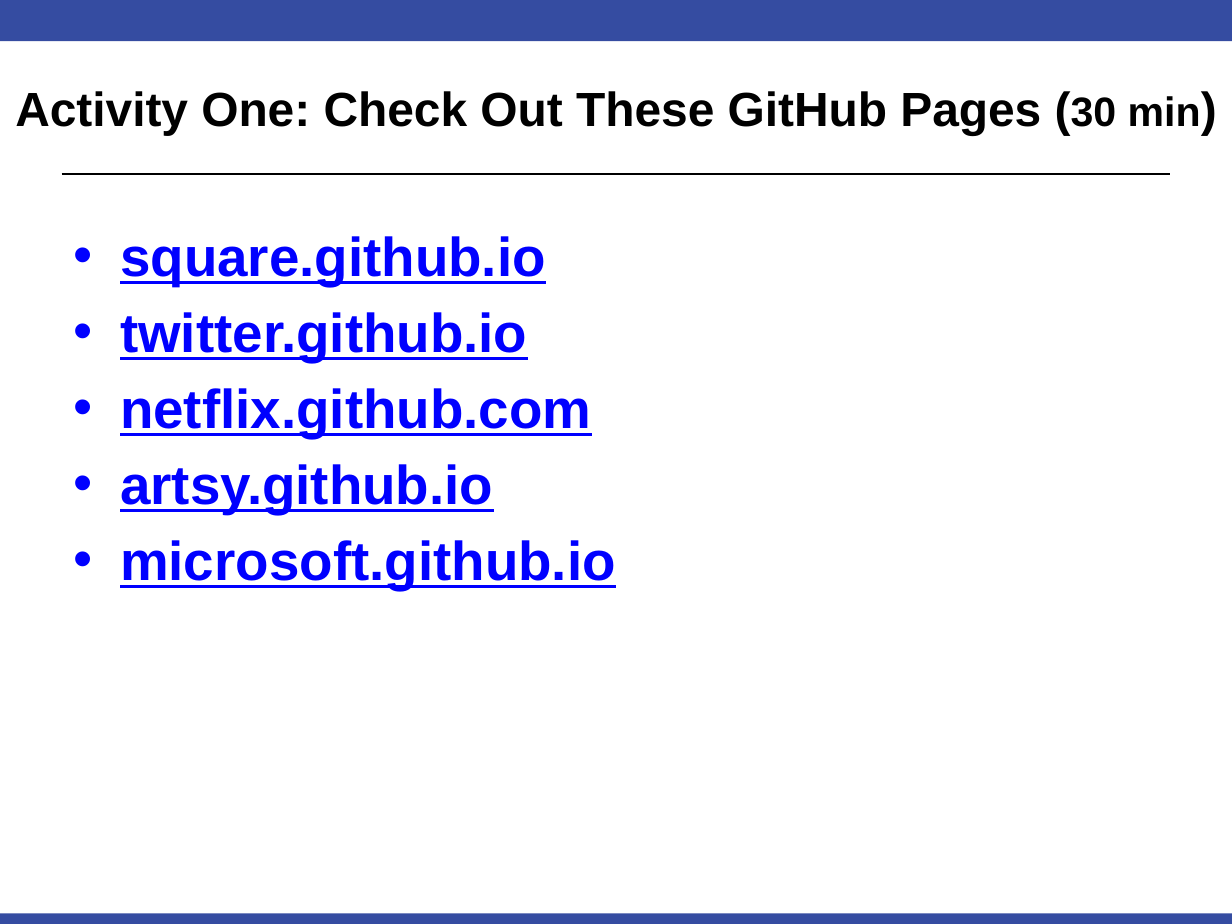
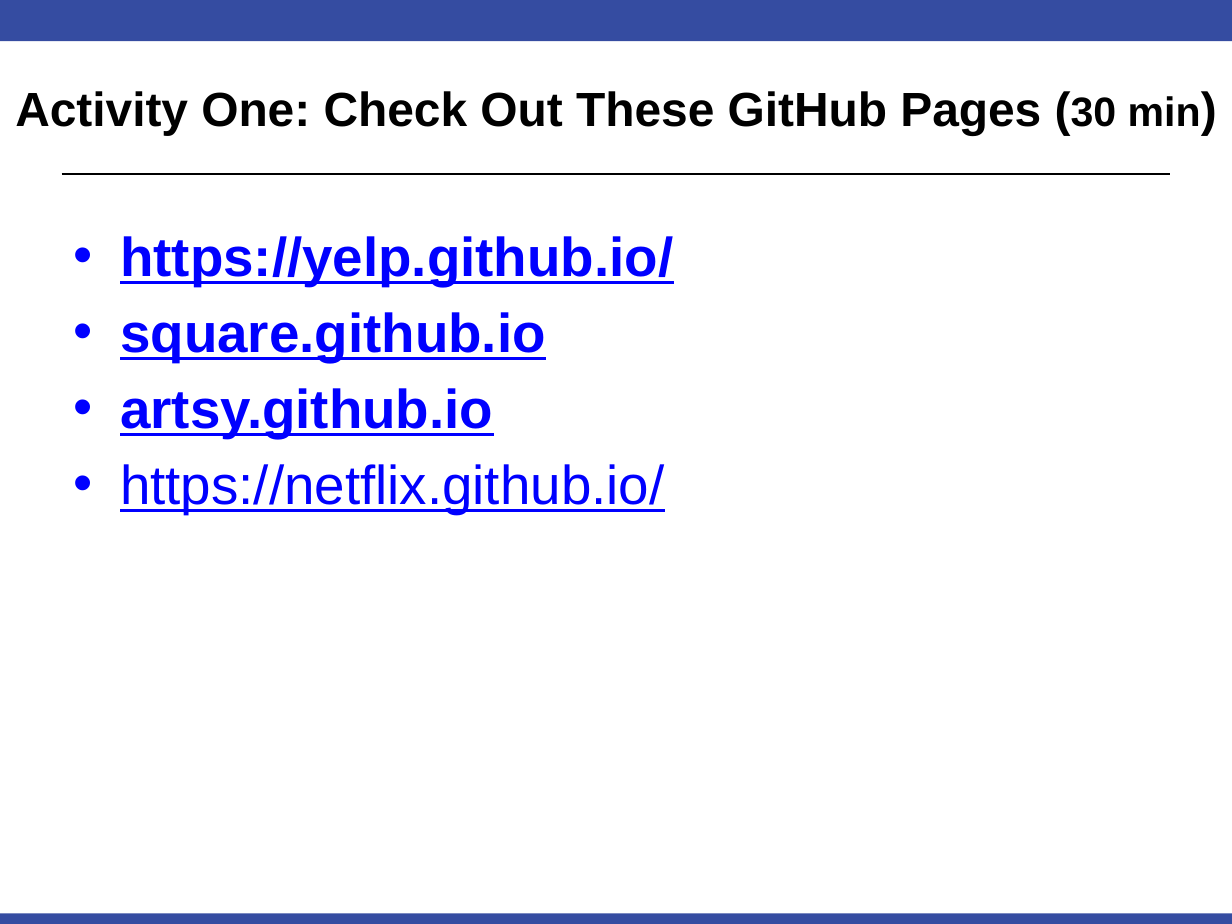
Before and after one commit to BivinSadler/MSDS_6306_Doing-Data-Science, a slide deck: slide 2 of Unit 12/Unit 12 For Live Session.pptx. Drawn at 1232x924 pixels with LibreOffice and Linux fonts; fonts in the diff are those of the drawing. Boxes give left, top, right and bottom in pixels: in the first picture for what was removed or moved away, otherwise in the second. Text is boxed around its words. In the diff, an @@ line names an element or a change of style, - is before the commit and + after.

```diff
--- a/Unit 12/Unit 12 For Live Session.pptx
+++ b/Unit 12/Unit 12 For Live Session.pptx
@@ text at (x1=120, y1=236, x2=673, y2=286): paragraph added @@
+• https://yelp.github.io/
@@ text at (x1=120, y1=312, x2=591, y2=438): paragraphs removed @@
-• twitter.github.io
-• netflix.github.com
@@ text at (x1=120, y1=464, x2=664, y2=514): text changed; bold off @@
-• microsoft.github.io
+• https://netflix.github.io/
```
Also in this commit, not shown: 1 other slide changed.
